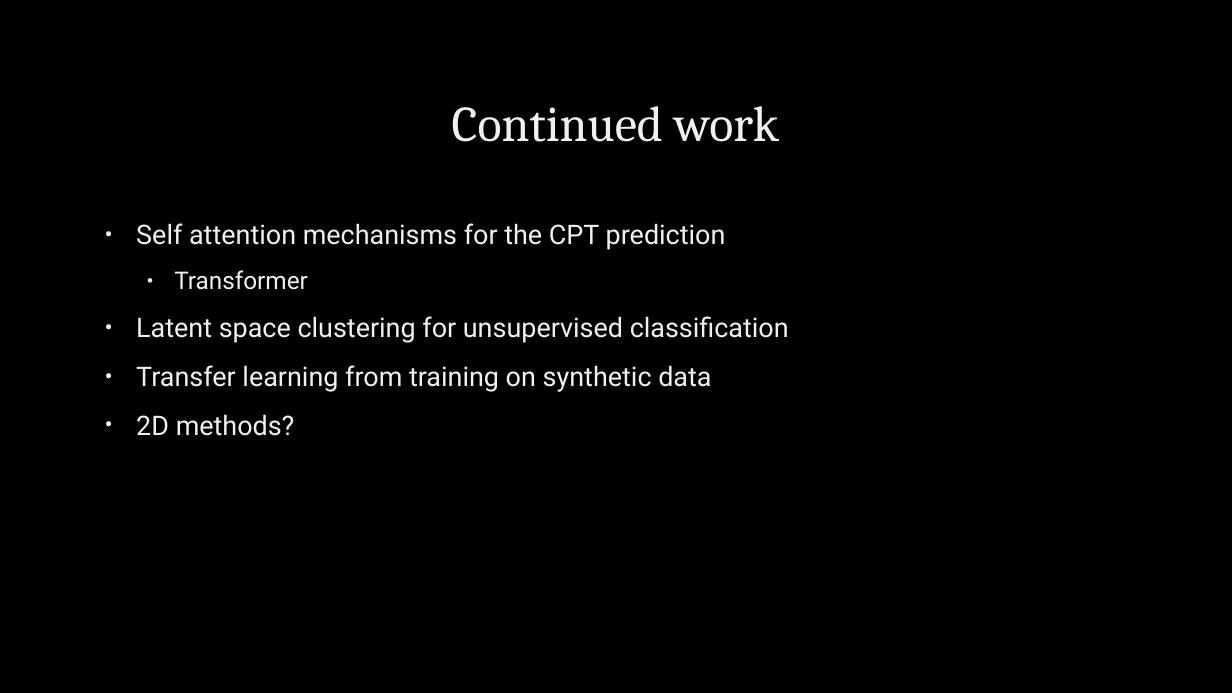
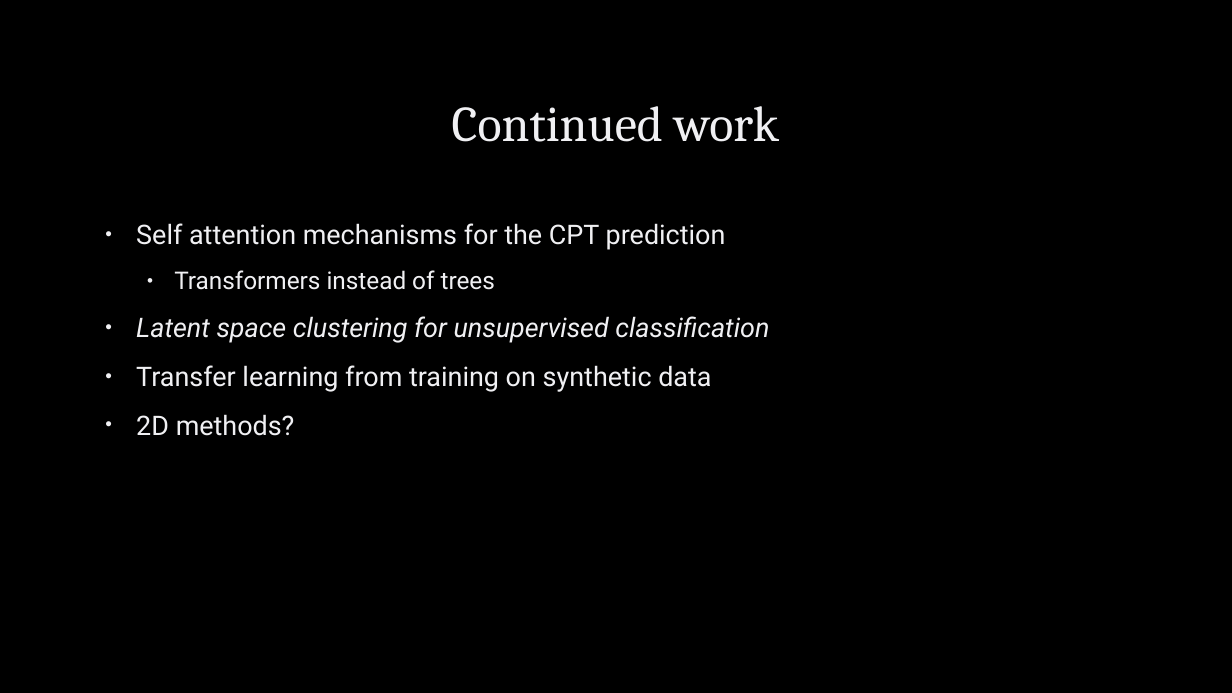
Before and after one commit to sjurmsc/MSC2023, a slide deck: slide 8 of Meeting Presentations/02.02.2023_General Meeting.pptx (slide 6 before the commit). Drawn at 1232x693 pixels with LibreOffice and Linux fonts; fonts in the diff are those of the drawing; background and template pictures are left out. Boxes give left, top, right and bottom in pixels: in the first picture for what was removed or moved away, otherwise in the second. Text is boxed around its words. In the diff, an @@ line names an element or a change of style, - is before the commit and + after.

```diff
--- a/Meeting Presentations/02.02.2023_General Meeting.pptx
+++ b/Meeting Presentations/02.02.2023_General Meeting.pptx
@@ text at [174, 270, 495, 290]: text changed @@
-  • Transformer
+  • Transformers instead of trees
@@ text at [136, 316, 769, 343]: italic on in "Latent space clustering for unsupervised classification" @@
```
Also in this commit, not shown: 3 other slides changed, 2 slides added.
